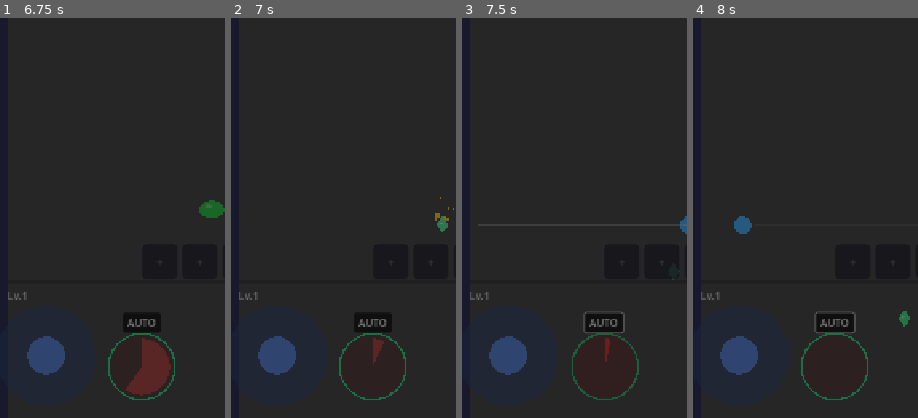
Above: before the commit, frames 1-4 (left to right).
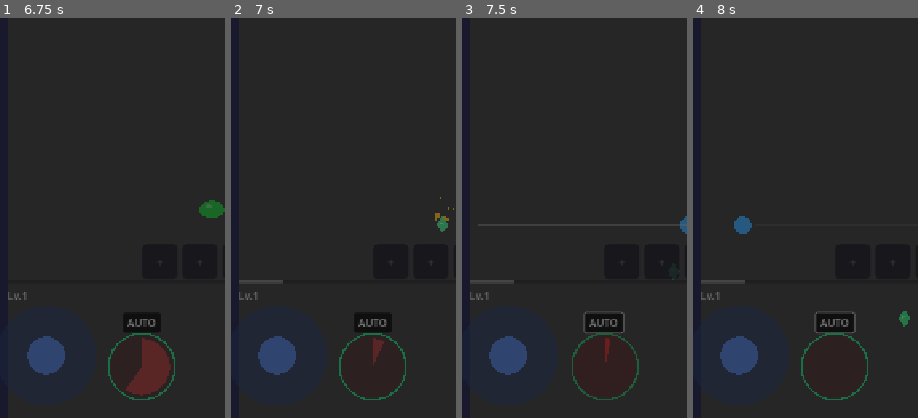
Above: after the commit, the same moments.

Repository: Randroids-Dojo/GoPit
Game: Godot game, scene res://scenes/game.tscn
Same seed, same stepped clock (60 frames per second), same inputs: the game is played once before the commit and once after it.
Inputs (mouse positions are % of the whole screen's width and height, from its top left):
- Up to frame 1 (6.75 s): click "START" at 0.5 s; click "START" at 1.25 s; click ")))" at 2 s; drag from (11, 92) to (50, 78) at 2.77 s; click "||" at 3.5 s; drag from (30, 55) to (56, 76) at 4.27 s; click "Resume" at 5 s; click "AUTO" at 5.75 s; click "X" at 6.5 s
- Up to frame 2 (7 s): no input
- Up to frame 3 (7.5 s): move the mouse to (33, 94) at 7.27 s; hold D (move_right) from 7.28 s (still down); hold E (ultimate) from 7.28 s (still down); tap Left (aim_left) at 7.35 s; click (33, 94) at 7.42 s
- Up to frame 4 (8 s): keep holding D (move_right); keep holding E (ultimate)
The pictures show only the part of the screen within x 1-51%, y 50-100%; the shares and areas given below are measured in that part.

Frame 1 is identical in both runs. In frame 2, 0.2% of the frame differs, in the area x 3-24%, y 65-67%; in frame 3, 0.2%; in frame 4, 0.2%.

Commit message:
Refactor XP system: 1 XP per kill instead of gem-based
- Award 1 XP directly on enemy death (multipliers still apply)
- Gems no longer give XP, just ultimate charge + stats
- Adjust XP curve to match (10 + (level-1) * 5 kills per level)

This makes leveling feel more tied to combat skill rather
than gem collection speed.

Diff:
--- a/scripts/autoload/game_manager.gd
+++ b/scripts/autoload/game_manager.gd
@@ -649,7 +649,9 @@
 
 
 func _calculate_xp_requirement(level: int) -> int:
-	return 100 + (level - 1) * 50
+	# XP is now 1 per kill, so curve is in kills
+	# Level 1: 10 kills, Level 2: 15 kills, etc.
+	return 10 + (level - 1) * 5
 
 
 func _on_state_changed(old_state: GameState, new_state: GameState) -> void:
--- a/scripts/entities/enemies/enemy_base.gd
+++ b/scripts/entities/enemies/enemy_base.gd
@@ -198,6 +198,8 @@
 	# Handle poison spread before dying
 	if _active_effects.has(StatusEffect.Type.POISON):
 		_spread_poison()
+	# Award 1 XP per kill (multipliers applied in GameManager)
+	GameManager.add_xp(1)
 	# Lifesteal passive: chance to drop health gem on kill
 	var health_gem_chance := GameManager.get_health_gem_chance()
 	if health_gem_chance > 0 and randf() < health_gem_chance:
--- a/scripts/game/game_controller.gd
+++ b/scripts/game/game_controller.gd
@@ -261,14 +261,11 @@
 	gem._player = get_tree().get_first_node_in_group("player")
 
 
-func _on_gem_collected(gem: Node2D) -> void:
-	var xp_value: int = 10
-	if gem.has_method("get_xp_value"):
-		xp_value = gem.get_xp_value()
-	GameManager.add_xp(xp_value)
+func _on_gem_collected(_gem: Node2D) -> void:
+	# Gems no longer give XP - XP is awarded on kill instead
+	# Gems still give ultimate charge and count toward stats
 	GameManager.record_gem_collected()
 	GameManager.add_ultimate_charge(GameManager.CHARGE_PER_GEM)
-	_show_xp_text(gem.global_position, xp_value)
 
 
 func _check_wave_progress() -> void:
